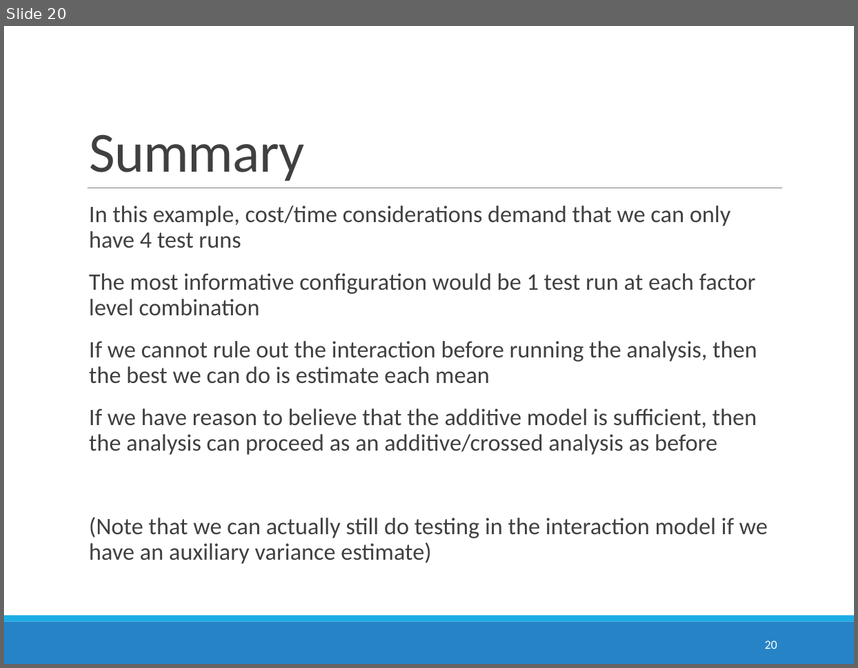
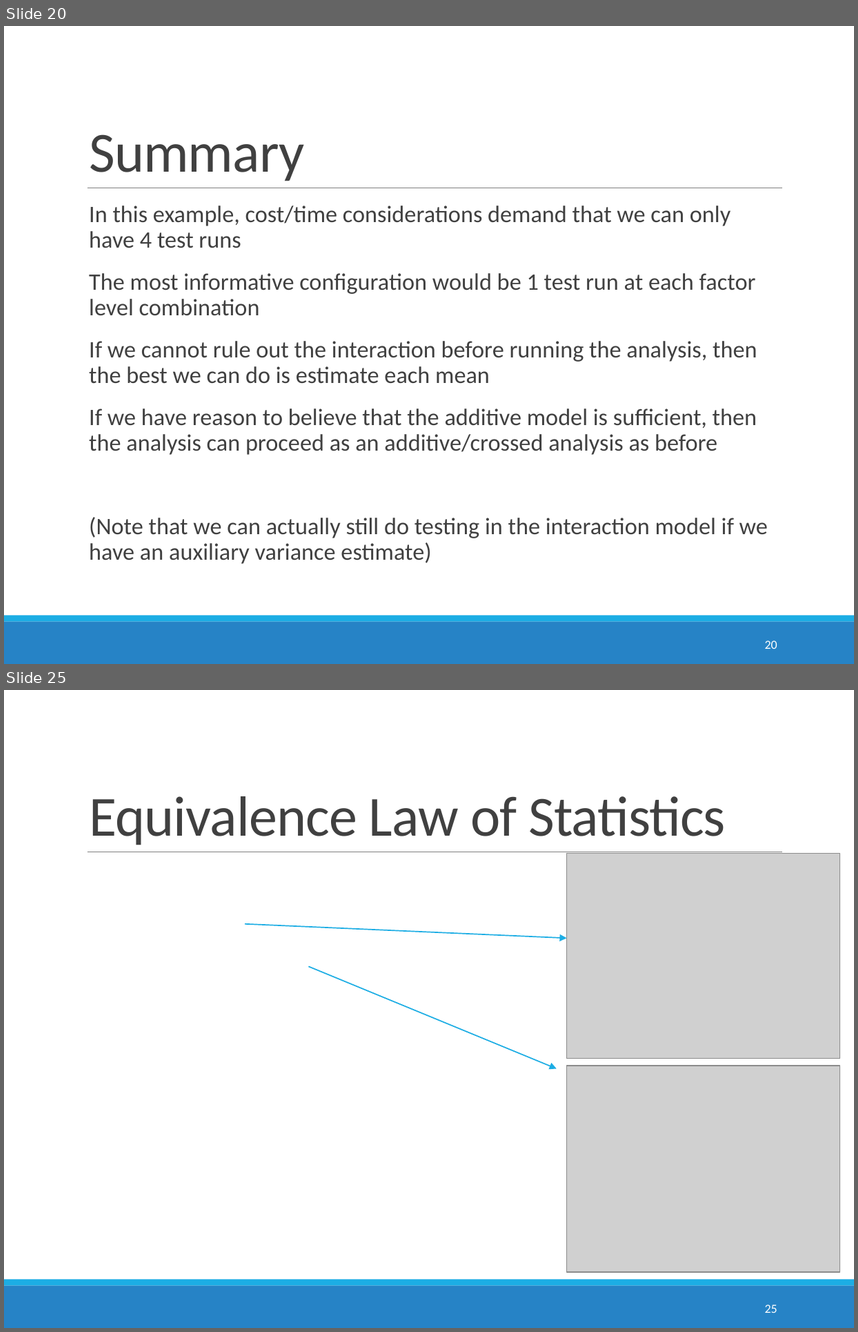
Before and after one commit to STAT6302/lectures, a slide deck: multiWayANOVA/14_multifactorStudiesWithoutReplication.pptx. Shown one above the other, each under a label of ours: slide 20 before the commit, slides 20 and 25 after it; the slides between them are not shown. The pictures are 858x668 and 858x1332 pixels, drawn with LibreOffice and Linux fonts; fonts in the diff are those of the drawing; grey boxes stand for pictures. Boxes give left, top, right and bottom in pixels: in the first picture for what was removed or moved away, otherwise in the second. Text is boxed around its words. In the diff, an @@ line names an element or a change of style, - is before the commit and + after.

```diff
--- a/multiWayANOVA/14_multifactorStudiesWithoutReplication.pptx
+++ b/multiWayANOVA/14_multifactorStudiesWithoutReplication.pptx
@@ slide 25 added at (4,690,854,1328), background #FFFFFF; not listed: 3 template elements that a slide beside it also shows @@
@@ title added at (89,796,726,845), 48 pt, text #404040 @@
+Equivalence Law of Statistics
@@ picture added at (567,854,840,1059) @@
@@ arrow added from (245, 924) to (567, 938), #1CADE4 1 pt @@
@@ arrow added from (308, 966) to (557, 1068), #1CADE4 1 pt @@
@@ picture added at (567,1066,840,1272) @@
@@ page number added at (765,1304,777,1312), 10.5 pt, text #FFFFFF @@
+25
```
Also in this commit, not shown: 1 slide changed, 5 other slides added, 2 other files.
